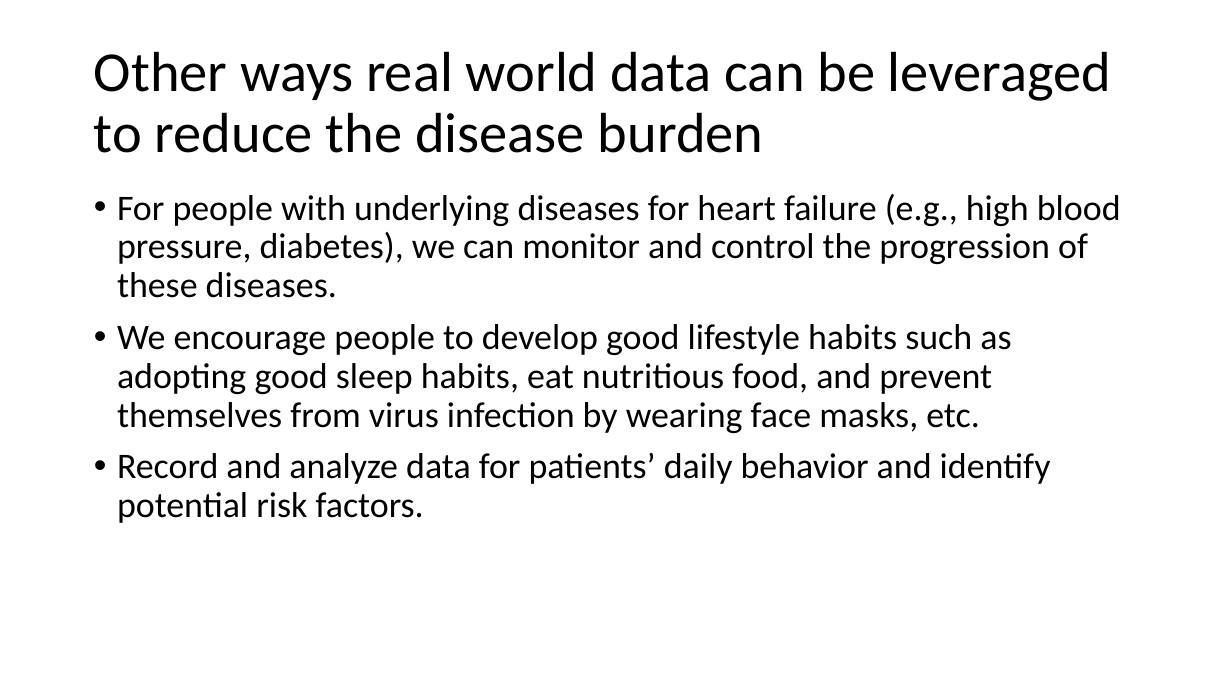
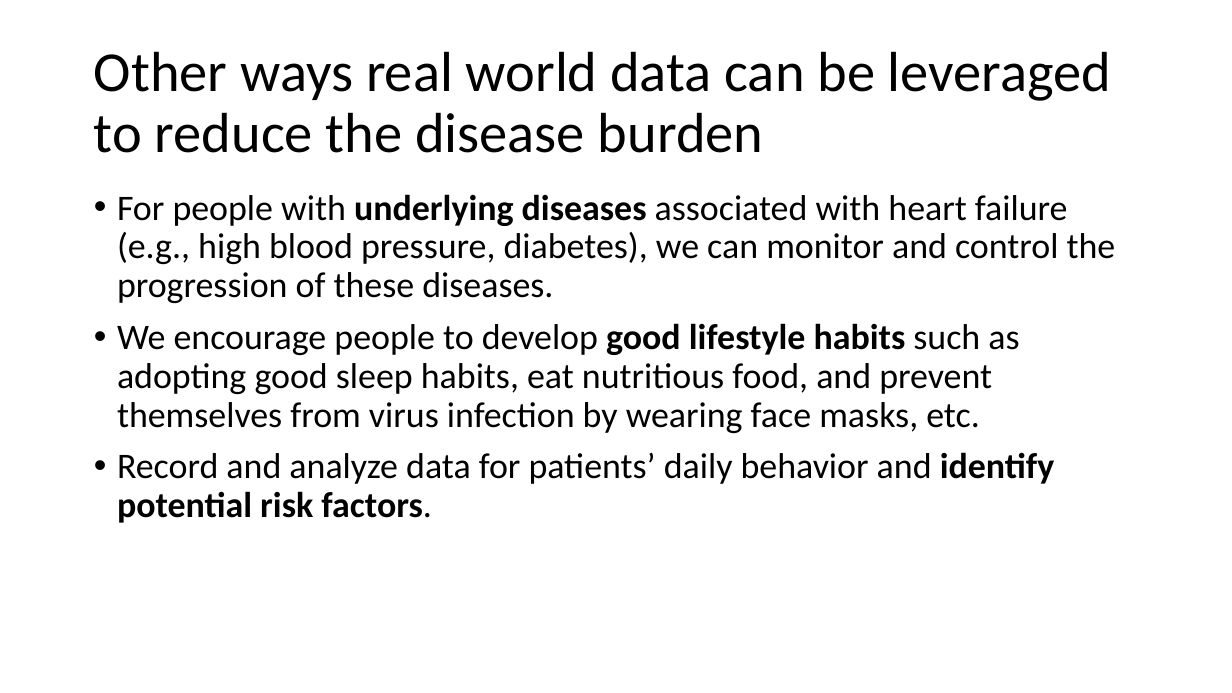
Before and after one commit to kaidaning/Kaida_Holmusk_task, a slide deck: slide 11 of Presentation_KaidaNing.pptx. Drawn at 1232x693 pixels with LibreOffice and Linux fonts; fonts in the diff are those of the drawing. Boxes give left, top, right and bottom in pixels: in the first picture for what was removed or moved away, otherwise in the second. Text is boxed around its words. In the diff, an @@ line names an element or a change of style, - is before the commit and + after.

```diff
--- a/Presentation_KaidaNing.pptx
+++ b/Presentation_KaidaNing.pptx
@@ text at (117, 194, 1116, 303): text changed @@
-• For people with underlying diseases for heart failure (e.g., high blood pressure, diabetes), we can monitor and control the progression of these diseases.
+• For people with underlying diseases associated with heart failure (e.g., high blood pressure, diabetes), we can monitor and control the progression of these diseases.
@@ text at (117, 323, 1055, 523): bold on in "good lifestyle habits", "identify potential risk factors." @@
```
Also in this commit, not shown: 9 other slides changed.
